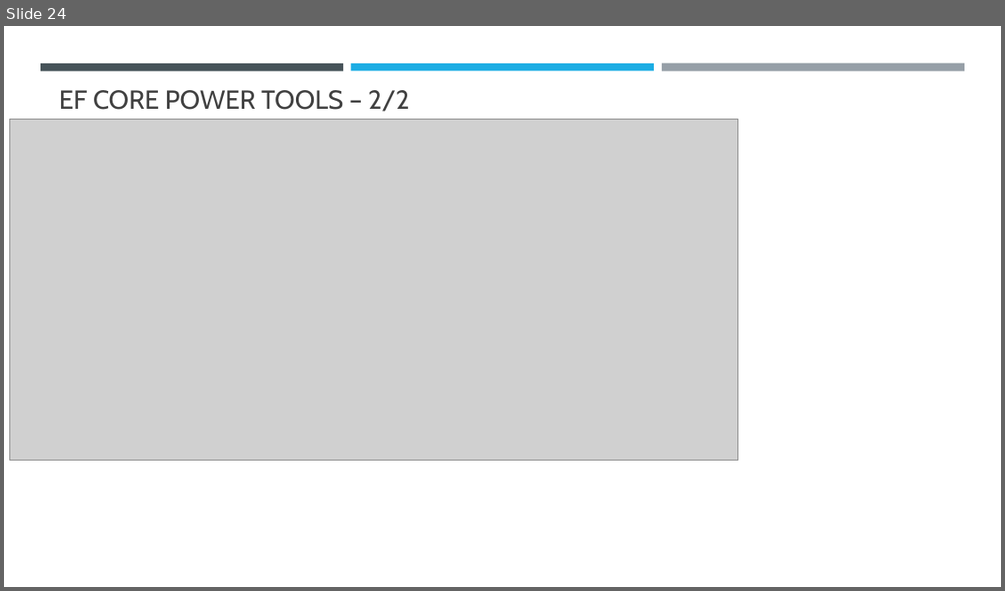
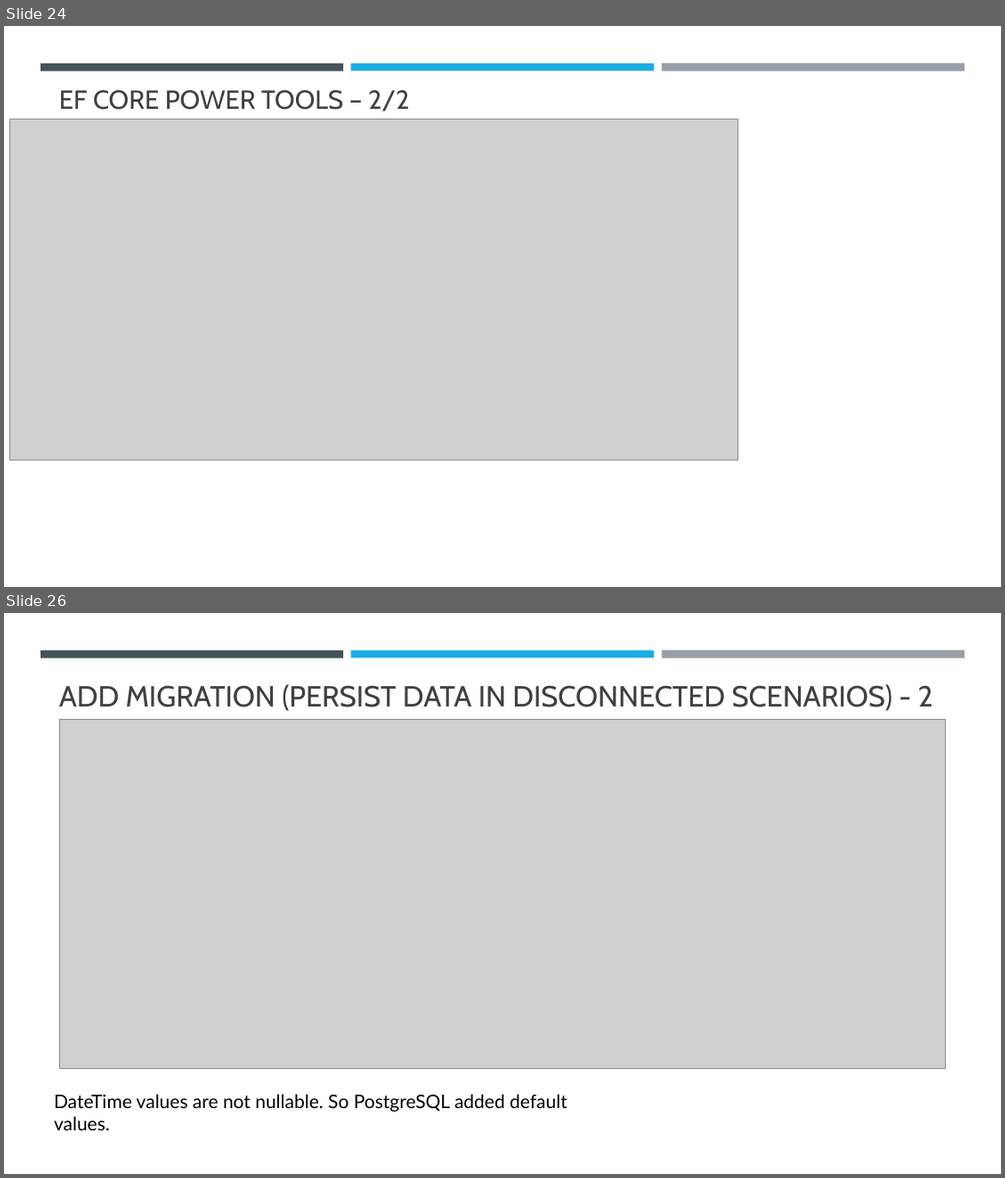
Before and after one commit to sansindia85/AzurePostgreSQL, a slide deck: Presentation/AzurePostgreSQl.pptx. Shown one above the other, each under a label of ours: slide 24 before the commit, slides 24 and 26 after it; the slides between them are not shown. The pictures are 1005x591 and 1005x1178 pixels, drawn with LibreOffice and Linux fonts; fonts in the diff are those of the drawing; grey boxes stand for pictures. Boxes give left, top, right and bottom in pixels: in the first picture for what was removed or moved away, otherwise in the second. Text is boxed around its words. In the diff, an @@ line names an element or a change of style, - is before the commit and + after.

Commit message:
Interacting with your EF Core Data Model.

```diff
--- a/Presentation/AzurePostgreSQl.pptx
+++ b/Presentation/AzurePostgreSQl.pptx
@@ slide 26 added at (4,613,1001,1174), background #FFFFFF; not listed: 3 template elements that a slide beside it also shows @@
@@ title added at (59,684,933,711), 28 pt, text #404040 @@
+ADD MIGRATION (PERSIST DATA IN DISCONNECTED SCENARIOS) - 2
@@ picture added at (59,719,946,1069) @@
@@ text added at (54,1094,567,1111), 18 pt, text #000000 @@
+DateTime values are not nullable. So PostgreSQL added default values.
```
Also in this commit, not shown: 1 other slide added, 24 other files.
